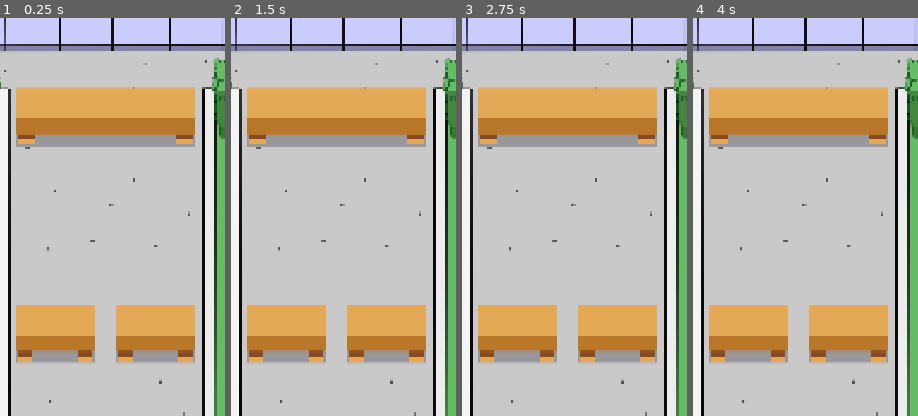
Above: before the commit, frames 1-4 (left to right).
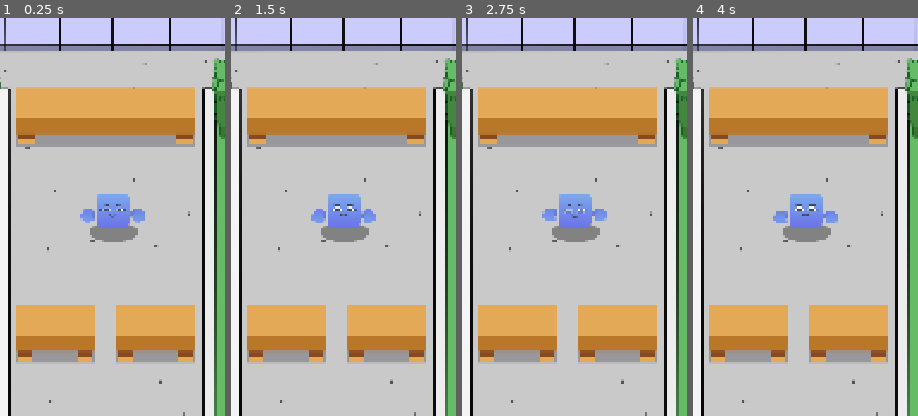
Above: after the commit, the same moments.

Repository: Thioalejo/IdleTycoon
Game: Godot game, scene res://scenes/game/game.tscn
The game is run twice, just before and just after one commit, with the same random seed, the same clock (stepped at 60 frames per second) and the same inputs. Before the commit the project has no main scene; this scene is started directly in both runs.
Inputs:
- Up to frame 1 (0.25 s): no input
- Up to frame 2 (1.5 s): tap Enter at 0.5 s
- Up to frame 3 (2.75 s): no input
- Up to frame 4 (4 s): tap Space at 3.5 s
The pictures show only the part of the screen within x 26-76%, y 32-82%; the shares and areas given below are measured in that part.

The runs differ from the first frame. In frame 1, 2.3% of the frame differs, in the area x 35-65%, y 44-57%; in frame 2, 2.3%; in frame 3, 2.3%; in frame 4, 2.3%.

Commit message:
Se crea un cashier y se instancia en Game

Diff:
--- a/project.godot
+++ b/project.godot
@@ -11,6 +11,7 @@
 [application]
 
 config/name="IdleTycoonClone"
+run/main_scene="uid://b5ve8o8ls1csd"
 config/features=PackedStringArray("4.4", "Mobile")
 config/icon="res://icon.svg"
 
--- /dev/null
+++ b/scenes/cashier/cashier.gd
@@ -0,0 +1,20 @@
+extends Node2D
+
+class_name Cashier
+
+@export var move_speed := 50.0
+
+@onready var animation_player: AnimationPlayer = $AnimationPlayer
+
+func move_to_customer() -> void:
+	#TODO
+	#Create un Twenn
+	#Move
+	animation_player.play("move_animation")
+
+func move_to_item_position() -> void:
+	#TODO
+	#Create un Twenn
+	#Move
+	#Stark cook time
+	animation_player.play("idle_animation")
--- /dev/null
+++ b/scenes/cashier/cashier.tscn
@@ -0,0 +1,168 @@
+[gd_scene load_steps=10 format=3 uid="uid://d1ca60jhni686"]
+
+[ext_resource type="Script" uid="uid://bkq328io150bn" path="res://scenes/cashier/cashier.gd" id="1_erpnb"]
+[ext_resource type="Texture2D" uid="uid://bc06hq6oh48v4" path="res://Assets/Sprites/shadow.png" id="2_2t7dy"]
+[ext_resource type="Texture2D" uid="uid://vukrm1i8u07n" path="res://Assets/Sprites/Characters/blue_body_square.png" id="3_6b6cf"]
+[ext_resource type="Texture2D" uid="uid://bvch4x2edlq76" path="res://Assets/Sprites/Characters/face_c.png" id="4_g06gb"]
+[ext_resource type="Texture2D" uid="uid://ctjsioplj2qsa" path="res://Assets/Sprites/Characters/blue_hand_closed.png" id="5_hrvro"]
+
+[sub_resource type="Animation" id="Animation_ebu81"]
+resource_name = "idle_animation"
+length = 0.8
+loop_mode = 1
+step = 0.01
+tracks/0/type = "value"
+tracks/0/imported = false
+tracks/0/enabled = true
+tracks/0/path = NodePath("visuals/Face:position")
+tracks/0/interp = 1
+tracks/0/loop_wrap = true
+tracks/0/keys = {
+"times": PackedFloat32Array(0, 0.4),
+"transitions": PackedFloat32Array(1, 1),
+"update": 0,
+"values": [Vector2(0, 0), Vector2(0, 3.5)]
+}
+tracks/1/type = "value"
+tracks/1/imported = false
+tracks/1/enabled = true
+tracks/1/path = NodePath("visuals/HandLeft:position")
+tracks/1/interp = 1
+tracks/1/loop_wrap = true
+tracks/1/keys = {
+"times": PackedFloat32Array(0, 0.4),
+"transitions": PackedFloat32Array(1, 1),
+"update": 0,
+"values": [Vector2(-59.5, 17), Vector2(-59.5, 10)]
+}
+tracks/2/type = "value"
+tracks/2/imported = false
+tracks/2/enabled = true
+tracks/2/path = NodePath("visuals/HandRigh:position")
+tracks/2/interp = 1
+tracks/2/loop_wrap = true
+tracks/2/keys = {
+"times": PackedFloat32Array(0, 0.4),
+"transitions": PackedFloat32Array(1, 1),
+"update": 0,
+"values": [Vector2(60, 17), Vector2(60, 10)]
+}
+tracks/3/type = "value"
+tracks/3/imported = false
+tracks/3/enabled = true
+tracks/3/path = NodePath("visuals:scale")
+tracks/3/interp = 1
+tracks/3/loop_wrap = true
+tracks/3/keys = {
+"times": PackedFloat32Array(0),
+"transitions": PackedFloat32Array(1),
+"update": 0,
+"values": [Vector2(1, 1)]
+}
+
+[sub_resource type="Animation" id="Animation_5w2py"]
+resource_name = "move_animation"
+length = 0.6
+loop_mode = 1
+tracks/0/type = "value"
+tracks/0/imported = false
+tracks/0/enabled = true
+tracks/0/path = NodePath("visuals:scale")
+tracks/0/interp = 1
+tracks/0/loop_wrap = true
+tracks/0/keys = {
+"times": PackedFloat32Array(0, 0.3),
+"transitions": PackedFloat32Array(1, 1),
+"update": 0,
+"values": [Vector2(0.9, 1.1), Vector2(1.1, 0.9)]
+}
+
+[sub_resource type="Animation" id="Animation_utgkf"]
+length = 0.001
+tracks/0/type = "value"
+tracks/0/imported = false
+tracks/0/enabled = true
+tracks/0/path = NodePath("visuals/Face:position")
+tracks/0/interp = 1
+tracks/0/loop_wrap = true
+tracks/0/keys = {
+"times": PackedFloat32Array(0),
+"transitions": PackedFloat32Array(1),
+"update": 0,
+"values": [Vector2(0, 0)]
+}
+tracks/1/type = "value"
+tracks/1/imported = false
+tracks/1/enabled = true
+tracks/1/path = NodePath("visuals/HandLeft:position")
+tracks/1/interp = 1
+tracks/1/loop_wrap = true
+tracks/1/keys = {
+"times": PackedFloat32Array(0),
+"transitions": PackedFloat32Array(1),
+"update": 0,
+"values": [Vector2(-59.5, 17)]
+}
+tracks/2/type = "value"
+tracks/2/imported = false
+tracks/2/enabled = true
+tracks/2/path = NodePath("visuals/HandRigh:position")
+tracks/2/interp = 1
+tracks/2/loop_wrap = true
+tracks/2/keys = {
+"times": PackedFloat32Array(0),
+"transitions": PackedFloat32Array(1),
+"update": 0,
+"values": [Vector2(60, 17)]
+}
+tracks/3/type = "value"
+tracks/3/imported = false
+tracks/3/enabled = true
+tracks/3/path = NodePath("visuals:scale")
+tracks/3/interp = 1
+tracks/3/loop_wrap = true
+tracks/3/keys = {
+"times": PackedFloat32Array(0),
+"transitions": PackedFloat32Array(1),
+"update": 0,
+"values": [Vector2(1, 1)]
+}
+
+[sub_resource type="AnimationLibrary" id="AnimationLibrary_g27nx"]
+_data = {
+&"RESET": SubResource("Animation_utgkf"),
+&"idle_animation": SubResource("Animation_ebu81"),
+&"move_animation": SubResource("Animation_5w2py")
+}
+
+[node name="Cashier" type="Node2D"]
+script = ExtResource("1_erpnb")
+
+[node name="visuals" type="Node2D" parent="."]
+
+[node name="Shadow" type="Sprite2D" parent="visuals"]
+self_modulate = Color(1, 1, 1, 0.470588)
+position = Vector2(2, 53)
+texture = ExtResource("2_2t7dy")
+
+[node name="Body" type="Sprite2D" parent="visuals"]
+texture = ExtResource("3_6b6cf")
+
+[node name="Face" type="Sprite2D" parent="visuals"]
+texture = ExtResource("4_g06gb")
+
+[node name="HandLeft" type="Sprite2D" parent="visuals"]
+position = Vector2(-59.5, 17)
+rotation = -3.14159
+texture = ExtResource("5_hrvro")
+
+[node name="HandRigh" type="Sprite2D" parent="visuals"]
+position = Vector2(60, 17)
+scale = Vector2(1, -1)
+texture = ExtResource("5_hrvro")
+
+[node name="AnimationPlayer" type="AnimationPlayer" parent="."]
+libraries = {
+&"": SubResource("AnimationLibrary_g27nx")
+}
+autoplay = "idle_animation"
--- a/scenes/game/game.tscn
+++ b/scenes/game/game.tscn
@@ -1,8 +1,9 @@
-[gd_scene load_steps=4 format=3 uid="uid://b5ve8o8ls1csd"]
+[gd_scene load_steps=5 format=3 uid="uid://b5ve8o8ls1csd"]
 
 [ext_resource type="Texture2D" uid="uid://v0jpxa38qg6n" path="res://Assets/Sprites/Fondo.png" id="1_0sr1o"]
 [ext_resource type="Texture2D" uid="uid://x5xid1e75k7l" path="res://Assets/Sprites/Counter.png" id="2_kelw5"]
 [ext_resource type="Texture2D" uid="uid://8caoi1x6schs" path="res://Assets/Sprites/Counter_half.png" id="3_lfrn8"]
+[ext_resource type="PackedScene" uid="uid://d1ca60jhni686" path="res://scenes/cashier/cashier.tscn" id="4_kelw5"]
 
 [node name="Game" type="Node2D"]
 
@@ -15,7 +16,7 @@
 scale = Vector2(0.9, 0.9)
 texture = ExtResource("2_kelw5")
 
-[node name="CoffeCounter" type="Sprite2D" parent="."]
+[node name="CoffeeCounter" type="Sprite2D" parent="."]
 position = Vector2(417, 1382)
 scale = Vector2(0.8, 0.9)
 texture = ExtResource("3_lfrn8")
@@ -24,3 +25,6 @@
 position = Vector2(657, 1382)
 scale = Vector2(0.8, 0.9)
 texture = ExtResource("3_lfrn8")
+
+[node name="Cashier" parent="." instance=ExtResource("4_kelw5")]
+position = Vector2(555, 1084)
Not shown, added: scenes/cashier/cashier.gd.uid
